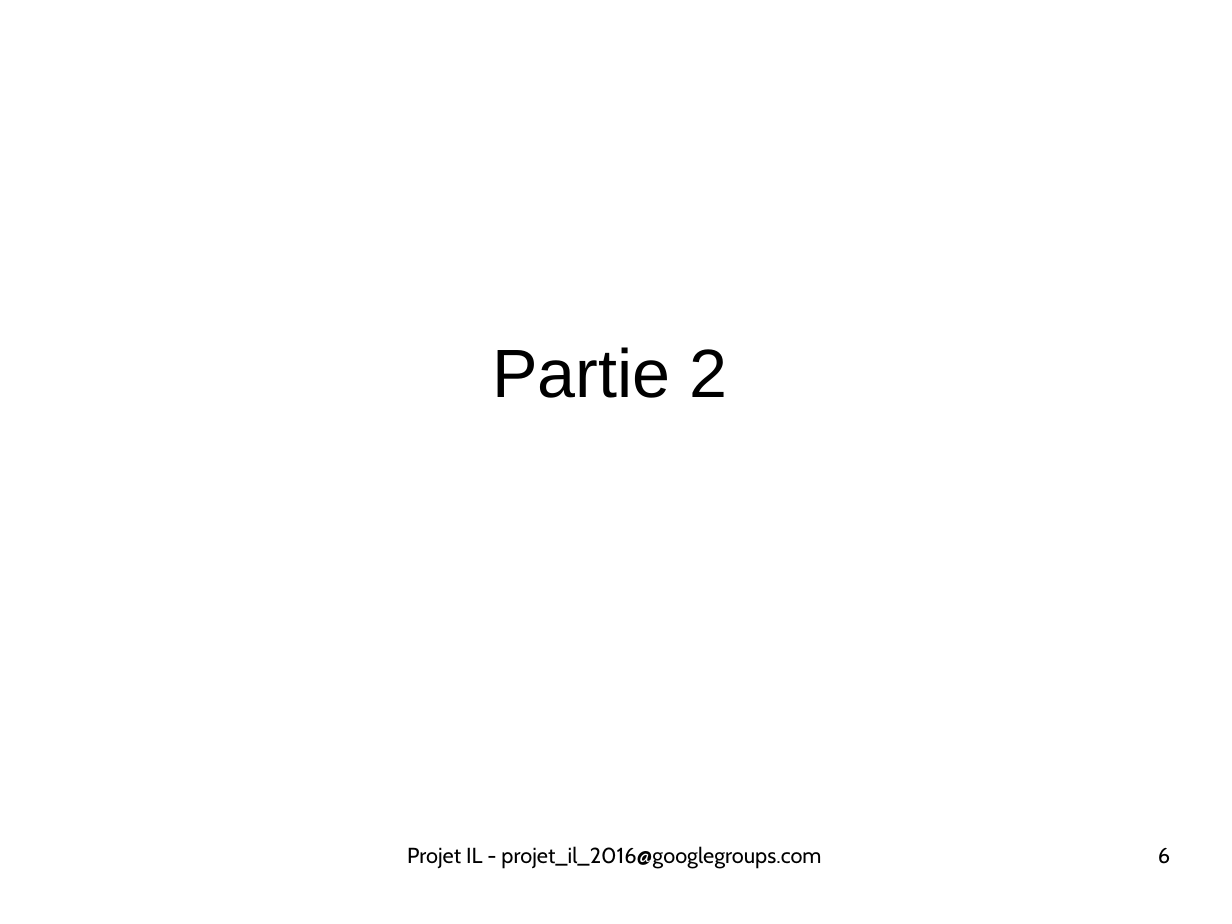
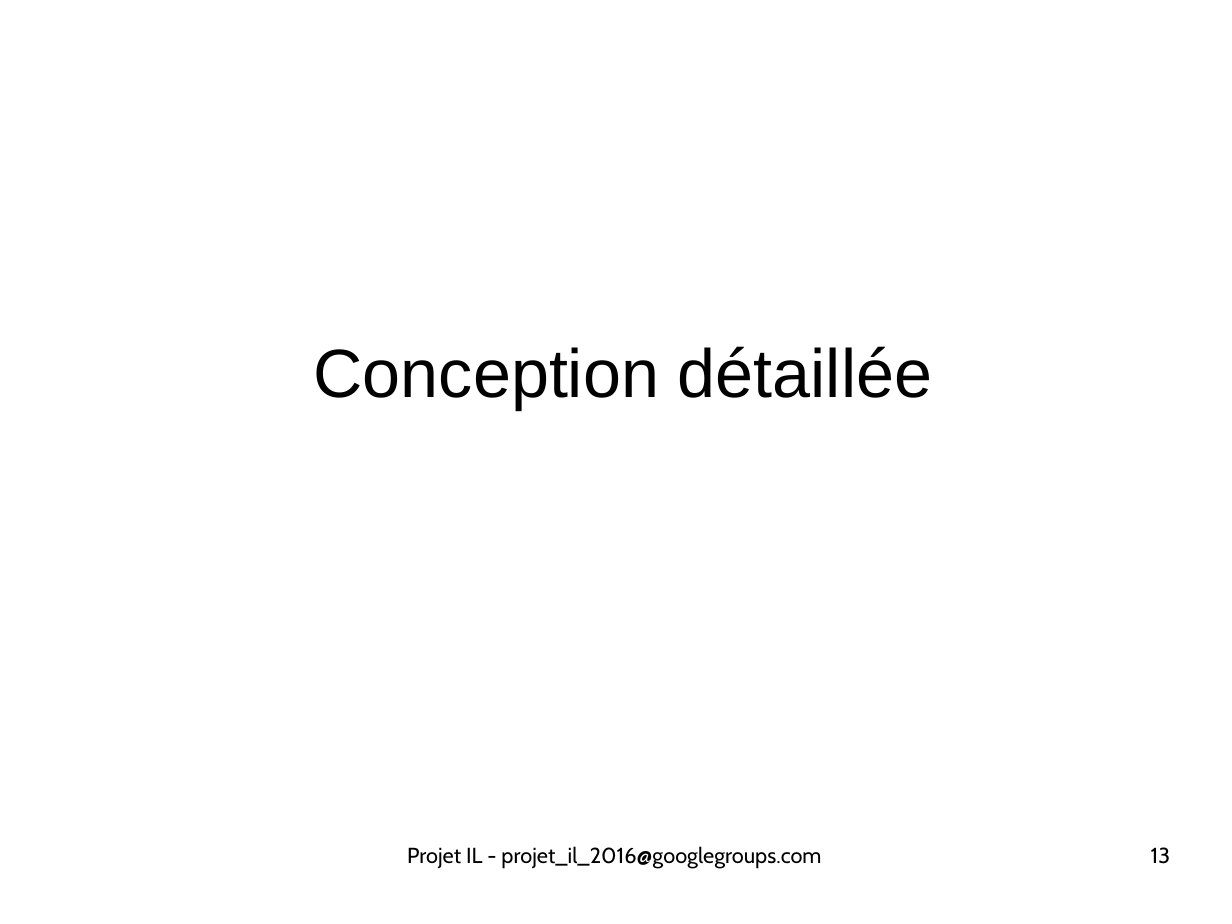
Before and after one commit to ScreachFr/ecours_DMCSBG, a slide deck: slide 13 of presentation_conception.odp (slide 6 before the commit). Drawn at 1232x924 pixels with LibreOffice and Linux fonts; fonts in the diff are those of the drawing. Boxes give left, top, right and bottom in pixels: in the first picture for what was removed or moved away, otherwise in the second. Text is boxed around its words. In the diff, an @@ line names an element or a change of style, - is before the commit and + after.

```diff
--- a/presentation_conception.odp
+++ b/presentation_conception.odp
@@ title at box(314, 346, 932, 409): text changed @@
-Partie 2
+Conception détaillée
@@ page number at box(1151, 847, 1171, 864): text changed @@
-6
+13
```
Also in this commit, not shown: 6 other slides changed, 7 slides added, 9 other files.
